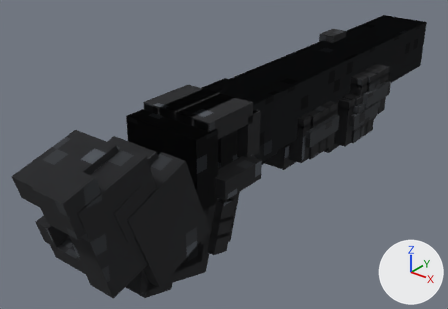
Before and after pictures for a commit that changed the glTF model assets/models/hands/hands.glb.
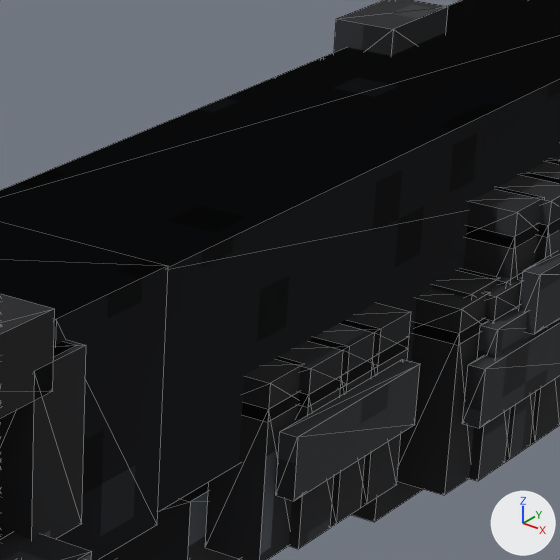
Old and new are each drawn whole from a 50 mm lens placed at (0.4, -0.46, 0.278), pointed at (-0.041, 0.091, -0.064) and again close up on the part from 54% to 83% of the width and 9% to 52% of the height. Lighting does not change. The marker at lower right points along +X, +Y and +Z. The last two pictures show the newer version. The close-ups show mesh edges as thin lines.

Names of what the first close-up shows: 'ArmL', 'climb_L', 'hound_L', 'lancer_L', 'mauler_L', 'wasp_L' and 1 more.
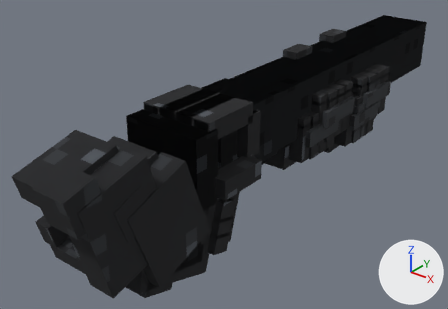
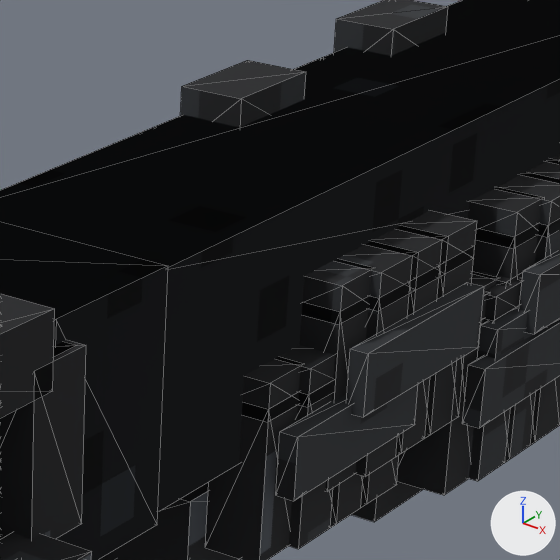
The change in detail:
Mesh me_reaper_l is new.
It has 112 vertices, 168 faces and spans x -0.018..0.096, y -0.023..0.079, z -0.013..0.105.
Faces by material slot: [156, 12].
It uses material mat_gun_glove_black (picture img_gun_glove_black).
It uses material mat_gun_knuckle (picture img_gun_knuckle).
Object 'reaper_L' (ob_reaper_l) is new; it shows me_reaper_l.
Its location is (-0.037, 0.17, -0.06).

Changed parts and their boxes [x1, y1, x2, y2] in the close-ups (560 x 560 px):
'reaper_L', added
    after: [180, 60, 484, 492]
    faces in mat_gun_glove_black (picture img_gun_glove_black): [180, 60, 477, 492]
    faces in mat_gun_knuckle (picture img_gun_knuckle): [346, 282, 484, 417]
